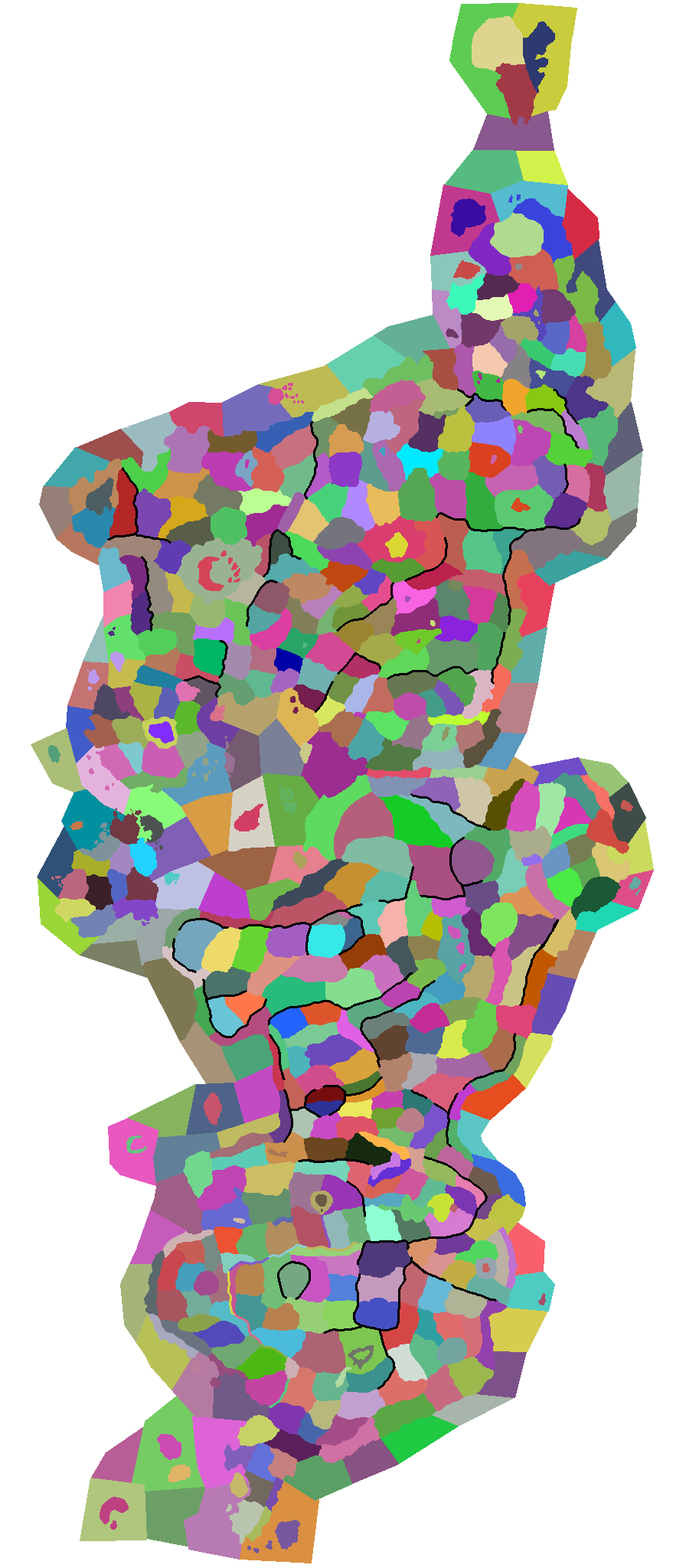
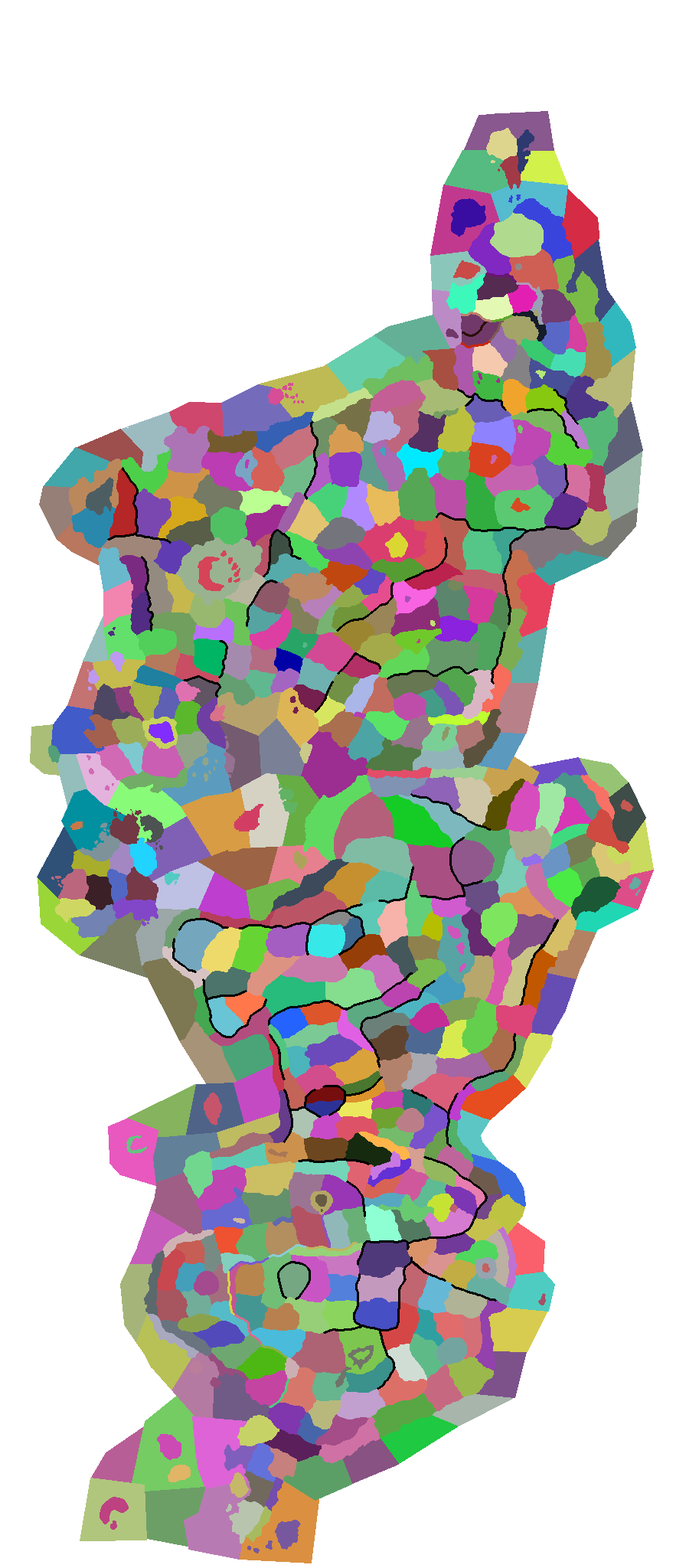
Revision of a layered w=686, h=1568 image; what changed, layer by layer:
hid "Layer", painted on it over [29, 3, 578, 1388]
painted on "provinces.bmp" over [29, 3, 578, 1388]
